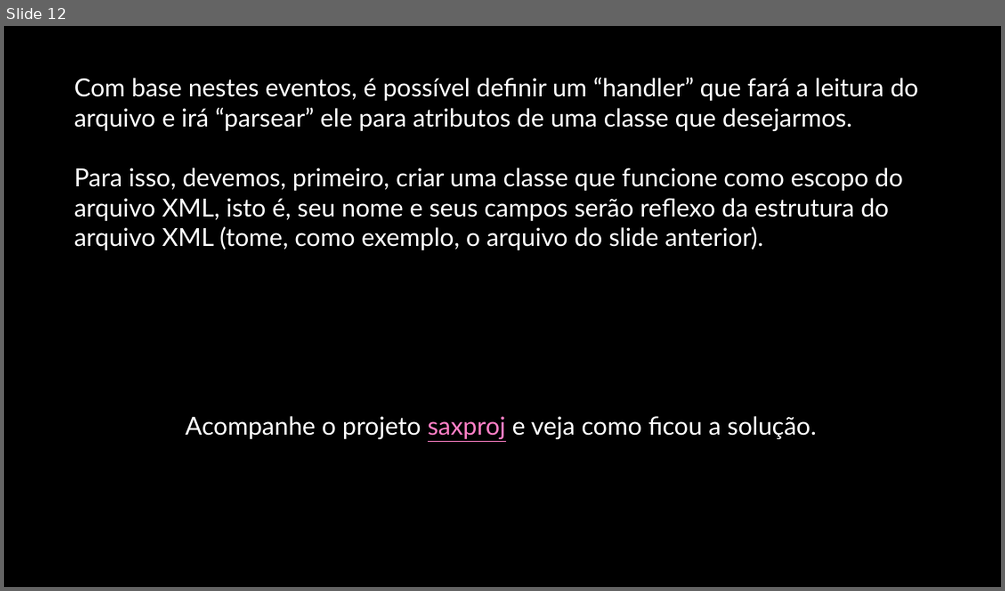
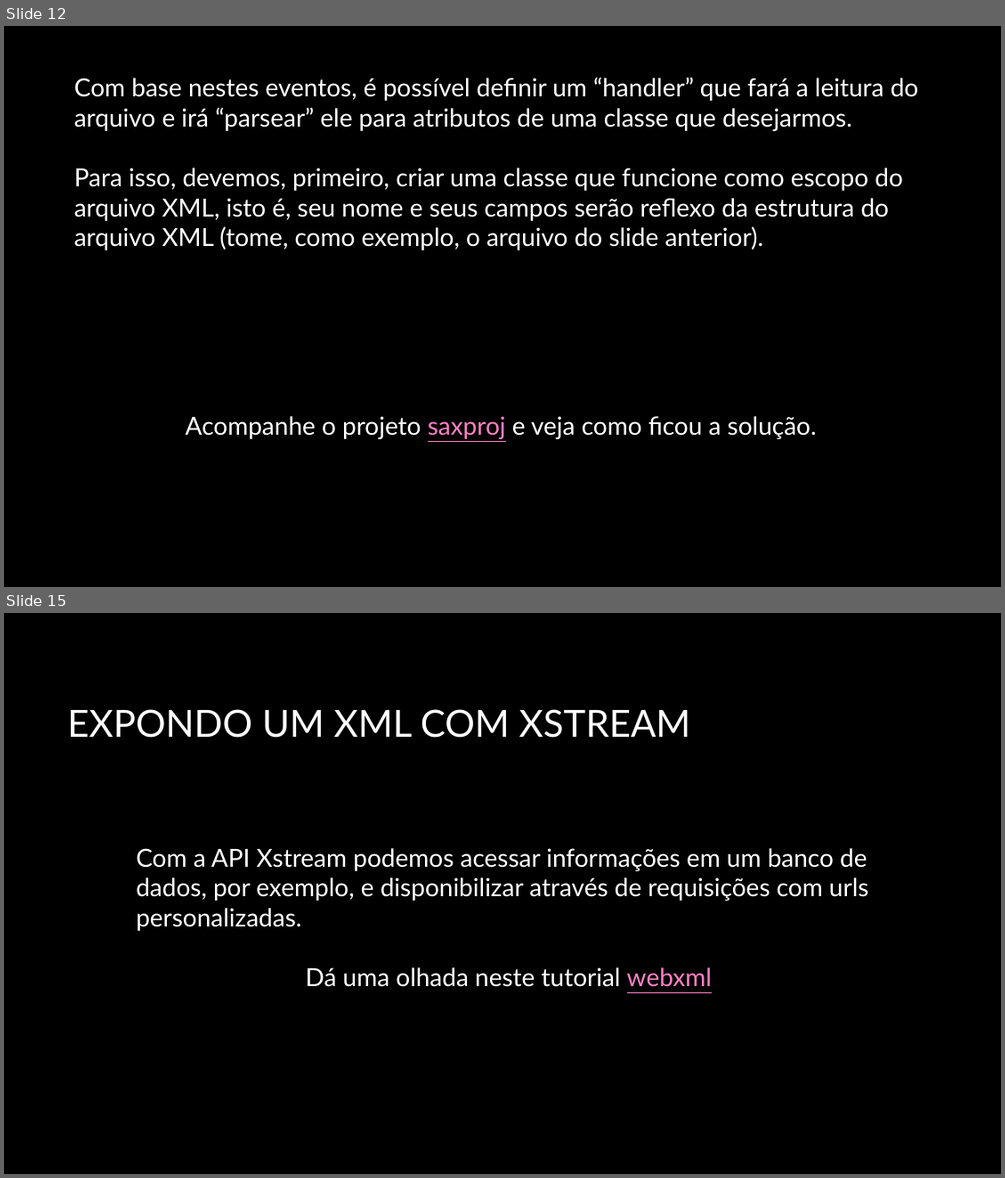
Before and after one commit to professordouglasfilho/aulasetutoriais, a slide deck: aulas/modulo4/Módulo 4 - Webservices.pptx. Shown one above the other, each under a label of ours: slide 12 before the commit, slides 12 and 15 after it; the slides between them are not shown. The pictures are 1005x591 and 1005x1178 pixels, drawn with LibreOffice and Linux fonts; fonts in the diff are those of the drawing; background and template pictures are left out. Boxes give left, top, right and bottom in pixels: in the first picture for what was removed or moved away, otherwise in the second. Text is boxed around its words. In the diff, an @@ line names an element or a change of style, - is before the commit and + after.

```diff
--- a/aulas/modulo4/Módulo 4 - Webservices.pptx
+++ b/aulas/modulo4/Módulo 4 - Webservices.pptx
@@ slide 15 added at box(4, 613, 1001, 1174), background picture (left out) @@
@@ title added at box(67, 709, 691, 738), 36 pt, text #FFFFFF @@
+EXPONDO UM XML COM XSTREAM
@@ text added at box(136, 848, 869, 987), 24 pt, text #FFFFFF @@
+Com a API Xstream podemos acessar informações em um banco de dados, por exemplo, e disponibilizar através de requisições com urls personalizadas.
+Dá uma olhada neste tutorial webxml
```
Also in this commit, not shown: 2 slides changed, 10 other slides added, 19 other files.
